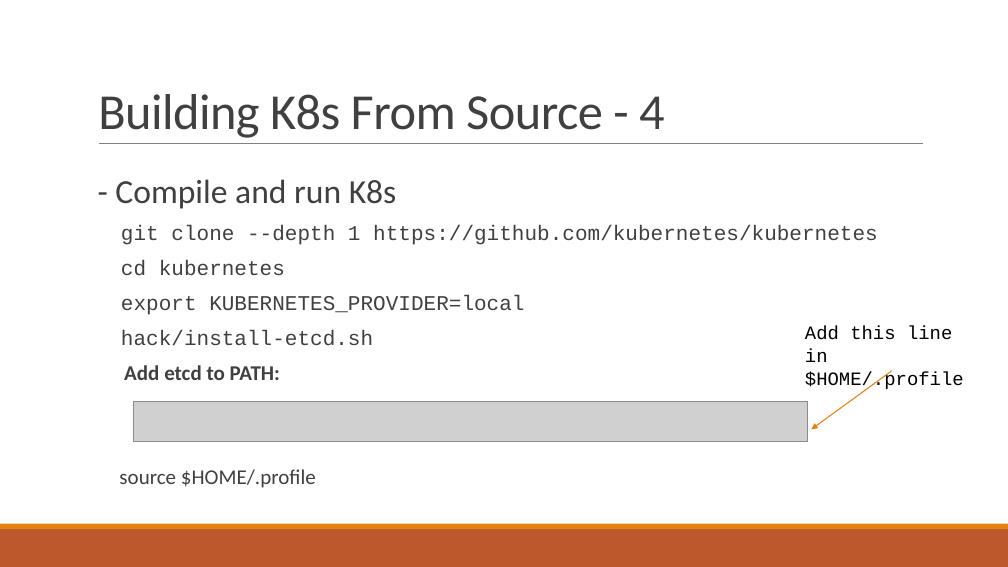
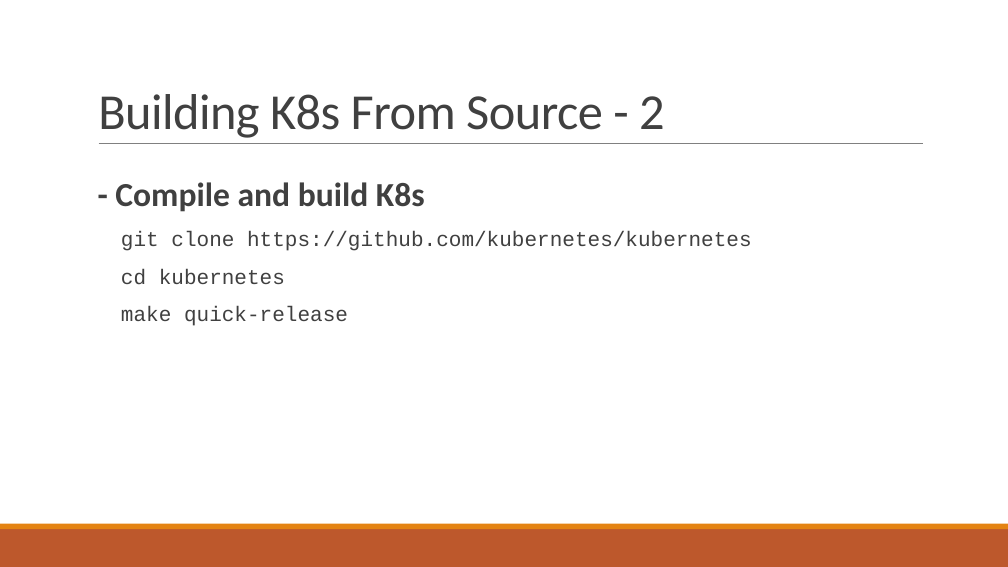
Before and after one commit to Beomsu-Seo/graduation-thesis, a slide deck: slide 4 of docs/Building Kubernetes From Source.pptx (slide 5 before the commit). Drawn at 1008x567 pixels with LibreOffice and Linux fonts; fonts in the diff are those of the drawing; grey boxes stand for pictures. Boxes give left, top, right and bottom in pixels: in the first picture for what was removed or moved away, otherwise in the second. Text is boxed around its words. In the diff, an @@ line names an element or a change of style, - is before the commit and + after.

Commit message:
[Edit] Building Kubernetes from source instructions

```diff
--- a/docs/Building Kubernetes From Source.pptx
+++ b/docs/Building Kubernetes From Source.pptx
@@ title at [98,94,664,138]: text changed @@
-Building K8s From Source - 4
+Building K8s From Source - 2
@@ text at [115,182,752,251]: text changed @@
-  - Compile and run K8s
-  git clone --depth 1 https://github.com/kubernetes/kubernetes
+  - Compile and build K8s
+  git clone https://github.com/kubernetes/kubernetes
@@ text at [121,269,285,285]: line spacing 0.8 to 0.9 @@
@@ text at [121,306,348,326]: text changed @@
-  export KUBERNETES_PROVIDER=local
-  hack/install-etcd.sh
-  Add etcd to PATH:
-  source $HOME/.profile
+  make quick-release
@@ text removed at [805,326,964,391] @@
-Add this line in $HOME/.profile
@@ arrow removed from (892, 371) to (811, 430) @@
@@ picture removed at [134,402,808,442] @@
```
Also in this commit, not shown: 2 other slides changed, 14 slides added, 3 slides removed.
